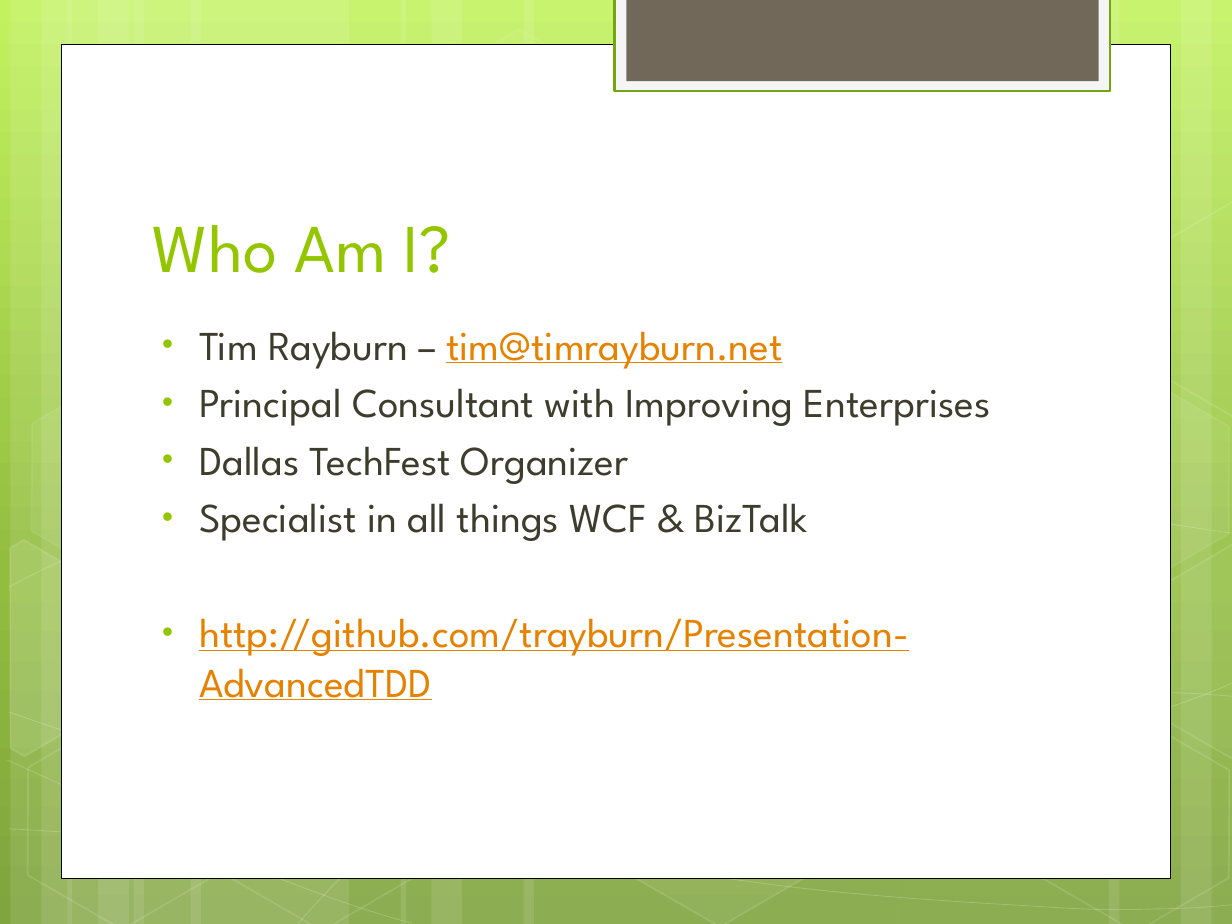
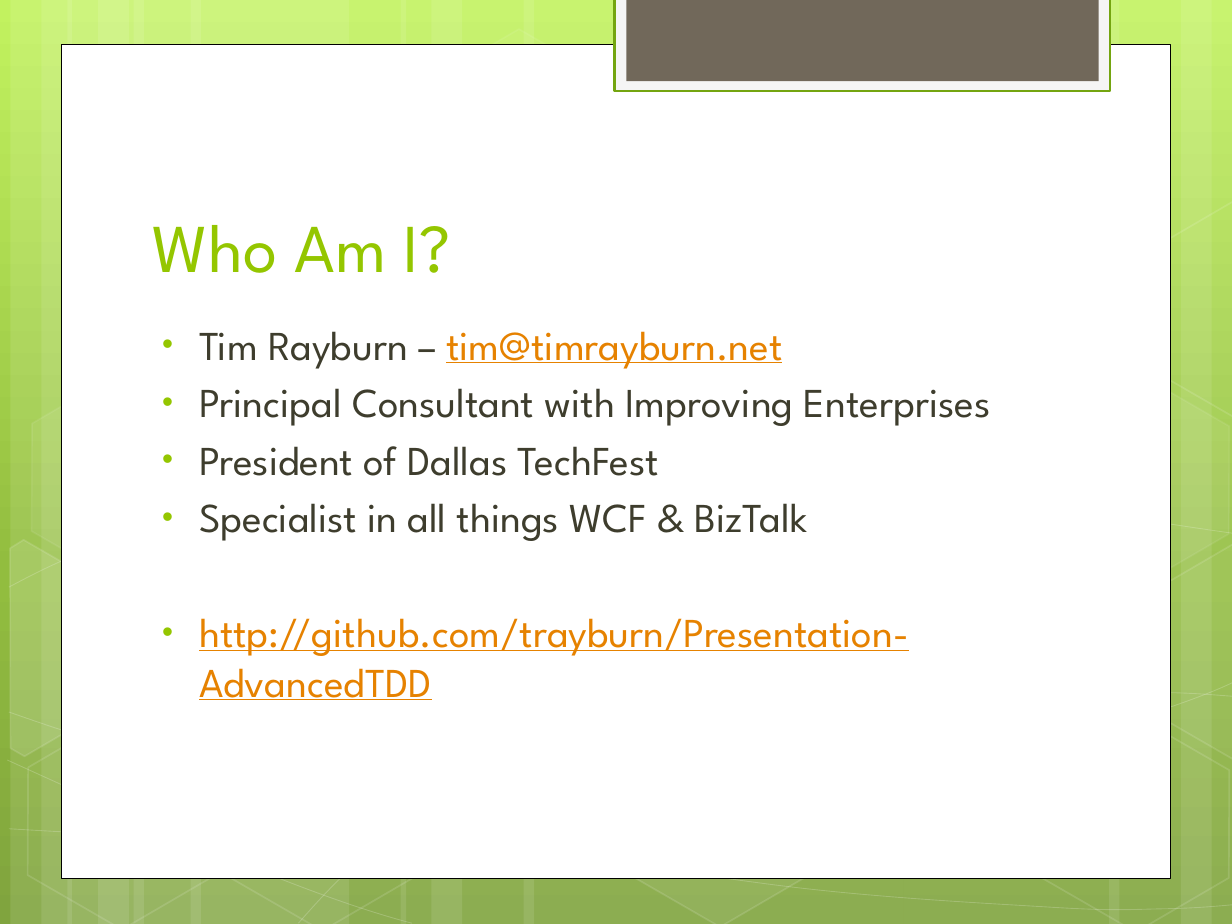
Before and after one commit to trayburn/Presentation-AdvancedTDD, a slide deck: slide 2 of Advanced Test Driven Development.pptx. Drawn at 1232x924 pixels with LibreOffice and Linux fonts; fonts in the diff are those of the drawing; background and template pictures are left out. Boxes give left, top, right and bottom in pixels: in the first picture for what was removed or moved away, otherwise in the second. Text is boxed around its words. In the diff, an @@ line names an element or a change of style, - is before the commit and + after.

```diff
--- a/Advanced Test Driven Development.pptx
+++ b/Advanced Test Driven Development.pptx
@@ text at [199, 446, 659, 476]: text changed @@
-• Dallas TechFest Organizer
+• President of Dallas TechFest
```
Also in this commit, not shown: 4 other slides changed, 4 other files.
